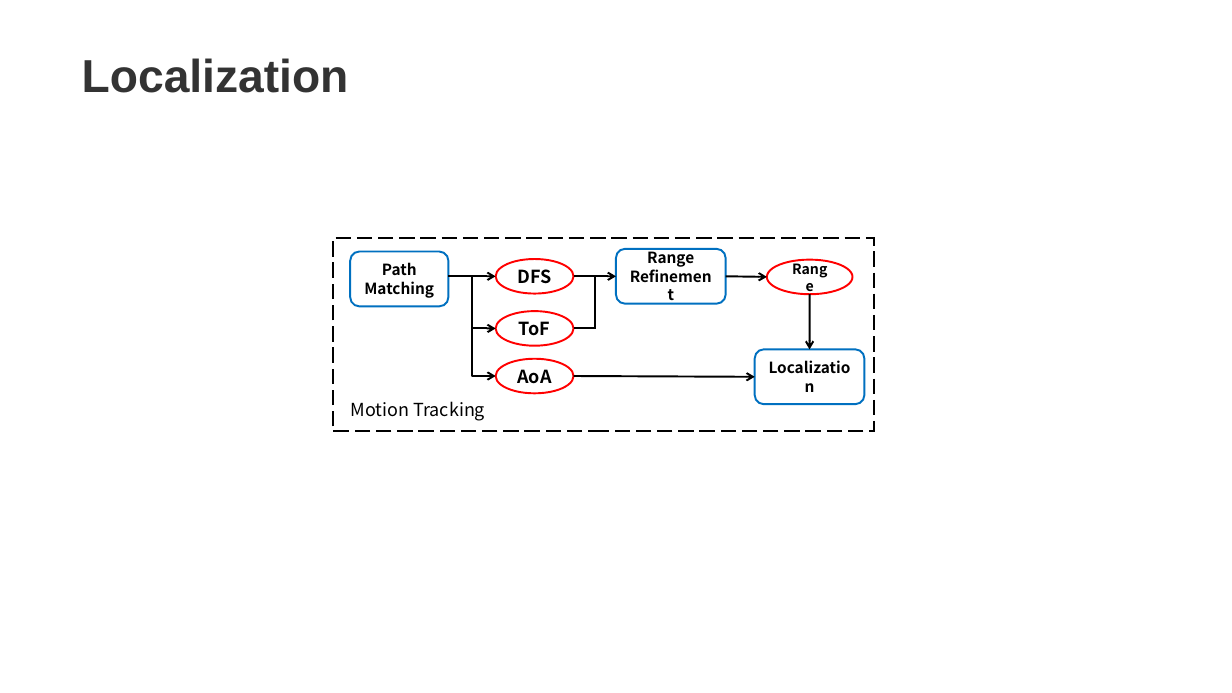
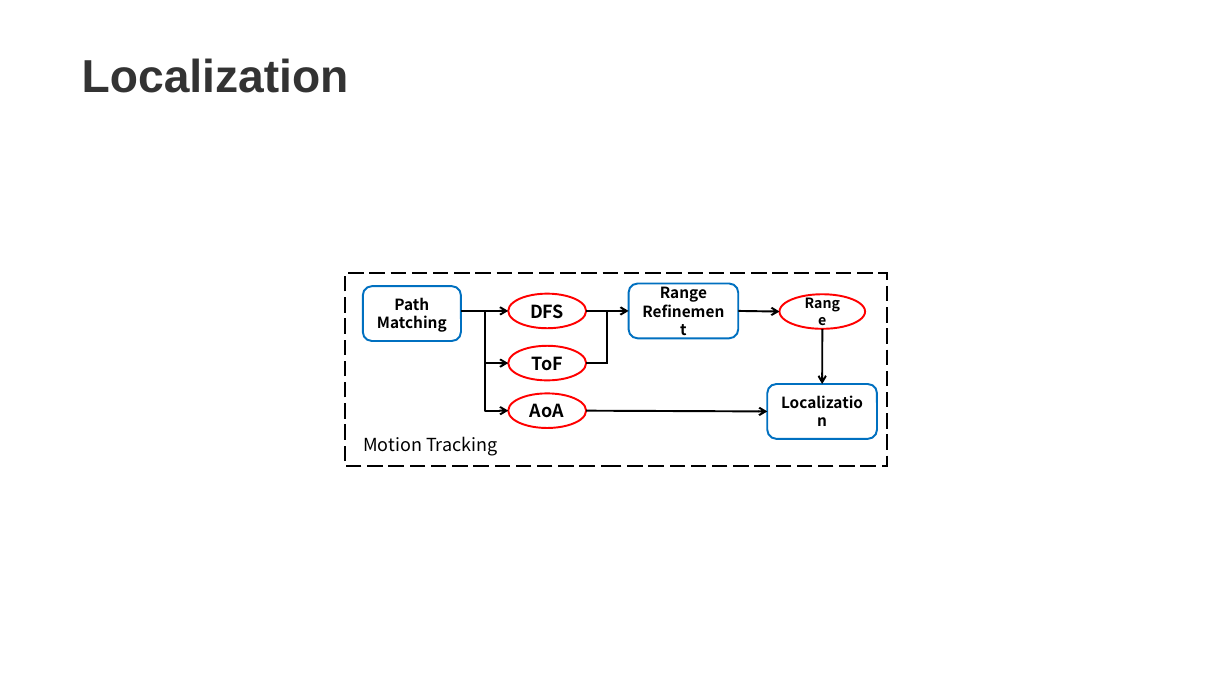
Before and after one commit to linxuyalun/courses, a slide deck: slide 15 of sjtu/iot/Widar2.0.pptx (slide 17 before the commit). Drawn at 1232x693 pixels with LibreOffice and Linux fonts; fonts in the diff are those of the drawing. Boxes give left, top, right and bottom in pixels: in the first picture for what was removed or moved away, otherwise in the second. Text is boxed around its words. In the diff, an @@ line names an element or a change of style, - is before the commit and + after.

Commit message:
doc: update Widar2.0.pptx

```diff
--- a/sjtu/iot/Widar2.0.pptx
+++ b/sjtu/iot/Widar2.0.pptx
@@ 3 arrows, 2 rounded rectangles, 2 elbow arrows, 1 text, 1 elbow line: place and size @@
-3 arrows, 2 rounded rectangles, 2 elbow arrows, 1 text, 1 elbow line at (351,249,865,421)
+3 arrows, 2 rounded rectangles, 2 elbow arrows, 1 text, 1 elbow line at (363,284,877,456)
@@ 4 ellipses, 2 arrows, 1 rounded rectangle, 1 rectangle: place and size @@
-4 ellipses, 2 arrows, 1 rounded rectangle, 1 rectangle at (333,238,874,432)
+4 ellipses, 2 arrows, 1 rounded rectangle, 1 rectangle at (346,274,887,467)
```
Also in this commit, not shown: 1 other slide changed, 9 slides added, 7 slides removed.
